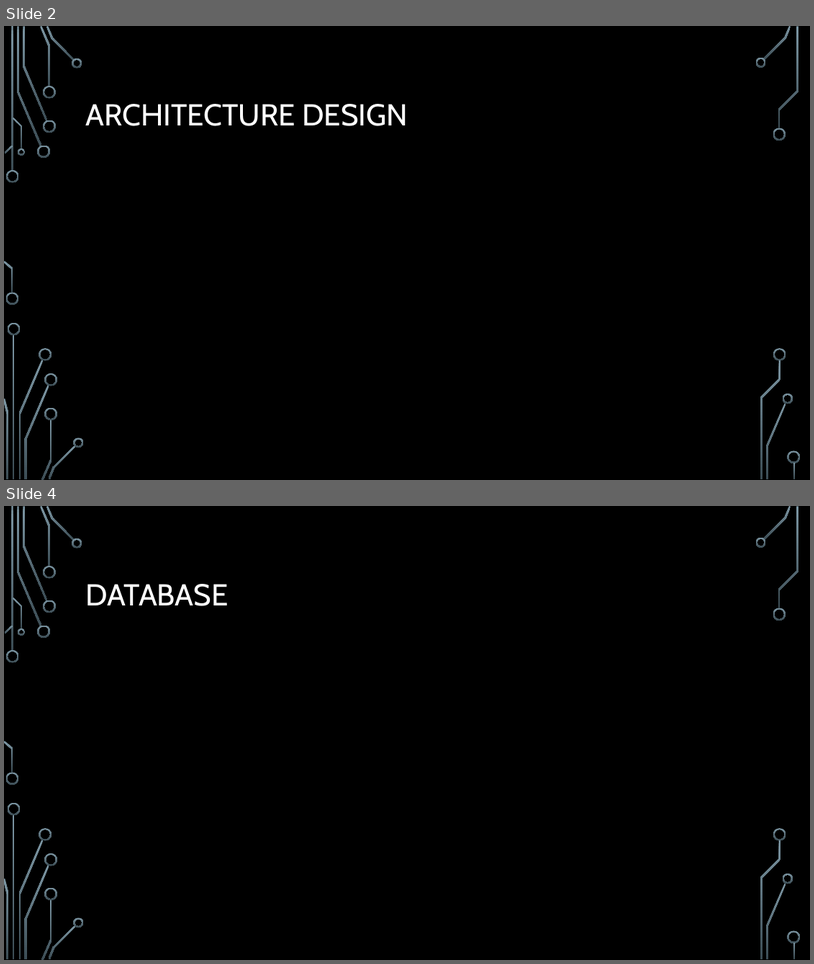
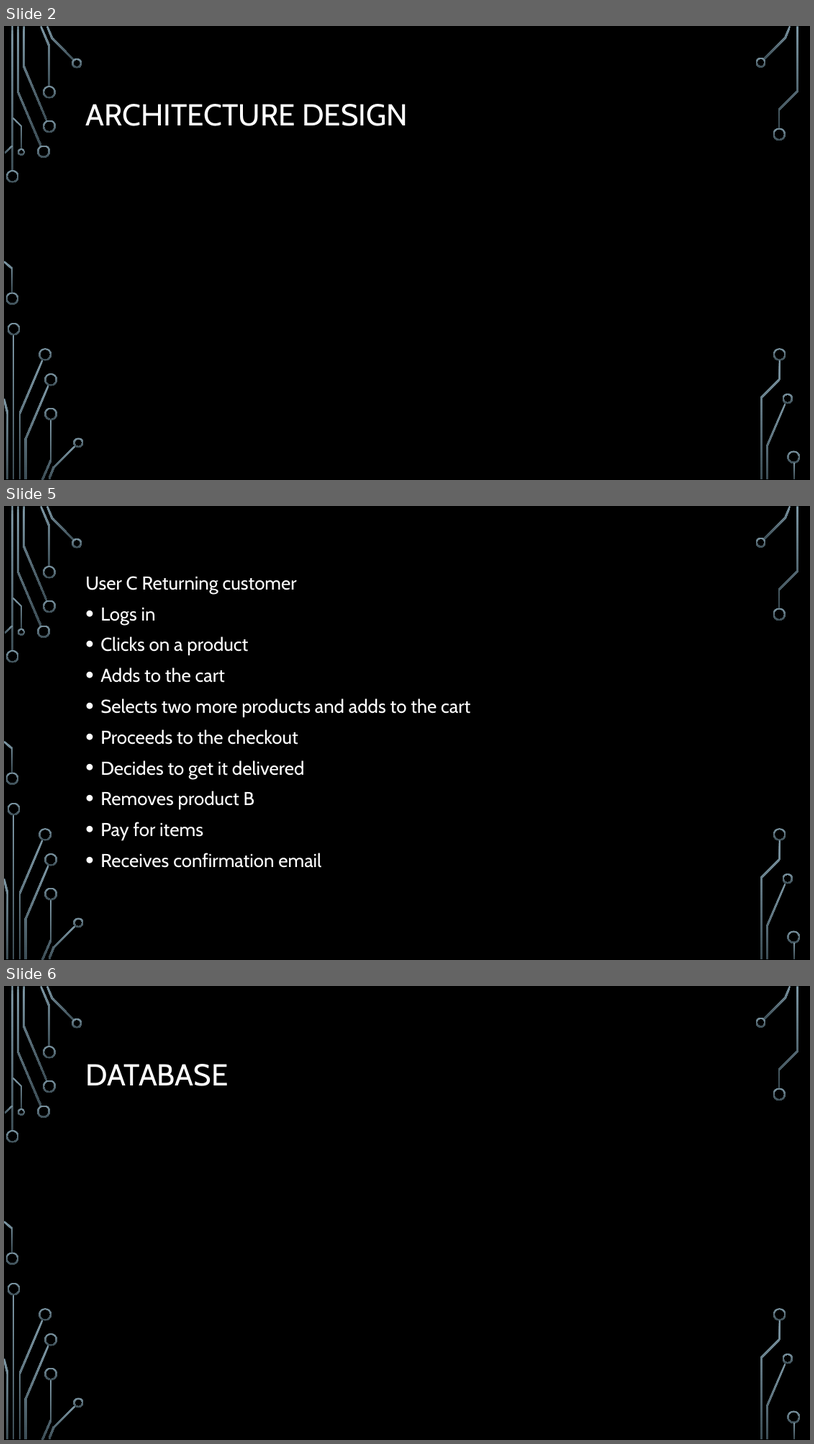
Before and after one commit to KBarros2014/TEAMB, a slide deck: site/Presentation doc/Php assignment.pptx. Shown one above the other, each under a label of ours: slides 2 and 4 before the commit, slides 2, 5 and 6 after it; the slides between them are not shown. The pictures are 814x964 and 814x1444 pixels, drawn with LibreOffice and Linux fonts; fonts in the diff are those of the drawing; background and template pictures are left out. Boxes give left, top, right and bottom in pixels: in the first picture for what was removed or moved away, otherwise in the second. Text is boxed around its words. In the diff, an @@ line names an element or a change of style, - is before the commit and + after.

Commit message:
User stories

```diff
--- a/site/Presentation doc/Php assignment.pptx
+++ b/site/Presentation doc/Php assignment.pptx
@@ slide 5 added at bbox=[4, 506, 810, 960], background picture (left out); not listed: 36 template elements that a slide beside it also shows @@
@@ text added at bbox=[85, 576, 471, 867], 22.2 pt, text #FFFFFF @@
+User C Returning customer
+• Logs in
+• Clicks on a product
+• Adds to the cart
+• Selects two more products and adds to the cart
+• Proceeds to the checkout
+• Decides to get it delivered
+• Removes product B
+• Pay for items
+• Receives confirmation email
@@ what was slide 4 is now slide 6 @@
```
Also in this commit, not shown: 2 other slides added, 1 slide removed.
